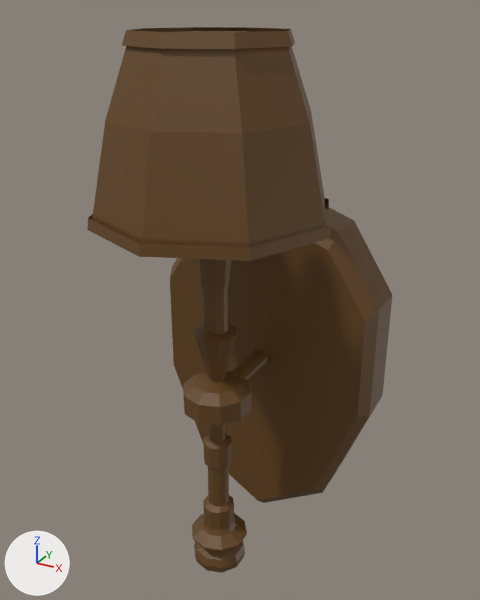
Renders of the Blender file Assets/BlendFiles/WallLamp.blend from each side of a commit.
The view is the same before and after, from a 50 mm lens placed at (0.135, -0.285, 0.162), pointed at (0.002, -0.043, 0.042). Arrows for +X, +Y and +Z are at lower left; the lights stay in place. The first picture is the older version.
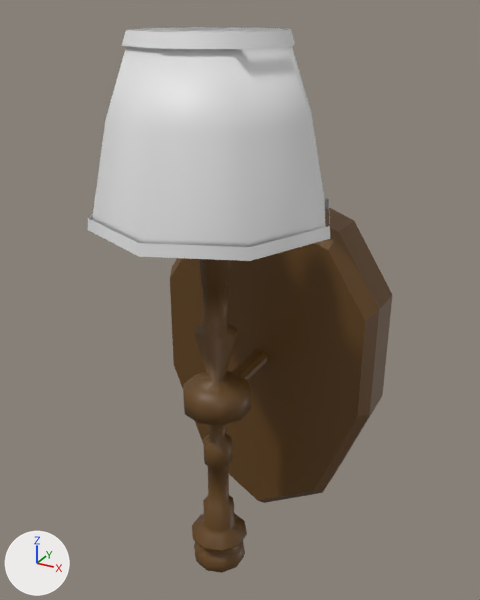
The change, as a list of edits to the scene's bpy script:
```text
Add mat_lampcap:
    mat_lampcap = principled_material('lampcap')
    mat_lampcap.base_color = (0.8, 0.8, 0.8)  # white #e7e7e7
Change me_cylinder_002:
    where me_cylinder_002.from_pydata(...)  # 96 vertices, 80 faces; spans x -0.0504..0.0504, y -0.1121..-0.0112, z 0.0838..0.1553
    used by ob_cylinder_002; location = (0.0, 0.0, 0.0)
    remove me_cylinder_002.materials.append(mat_woody)  # brown #64441b
    me_cylinder_002 part 1: all faces are now shaded smooth (80 of 80 changed)
    add me_cylinder_002.materials.append(mat_lampcap)  # white #e7e7e7
```

Location of each change, (x1, y1, x2, y2) in pixels of the pictures (480 x 600 px):
'Cylinder.002', recoloured, shading changed (brown to white): (87, 27, 330, 261) in both
